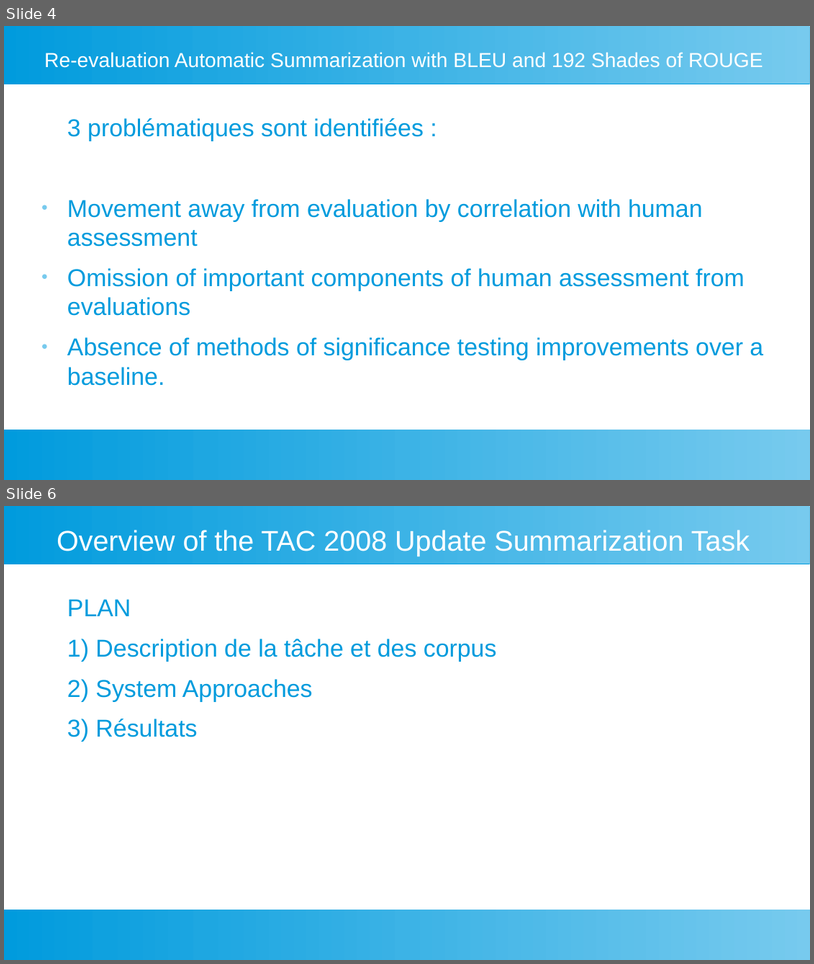
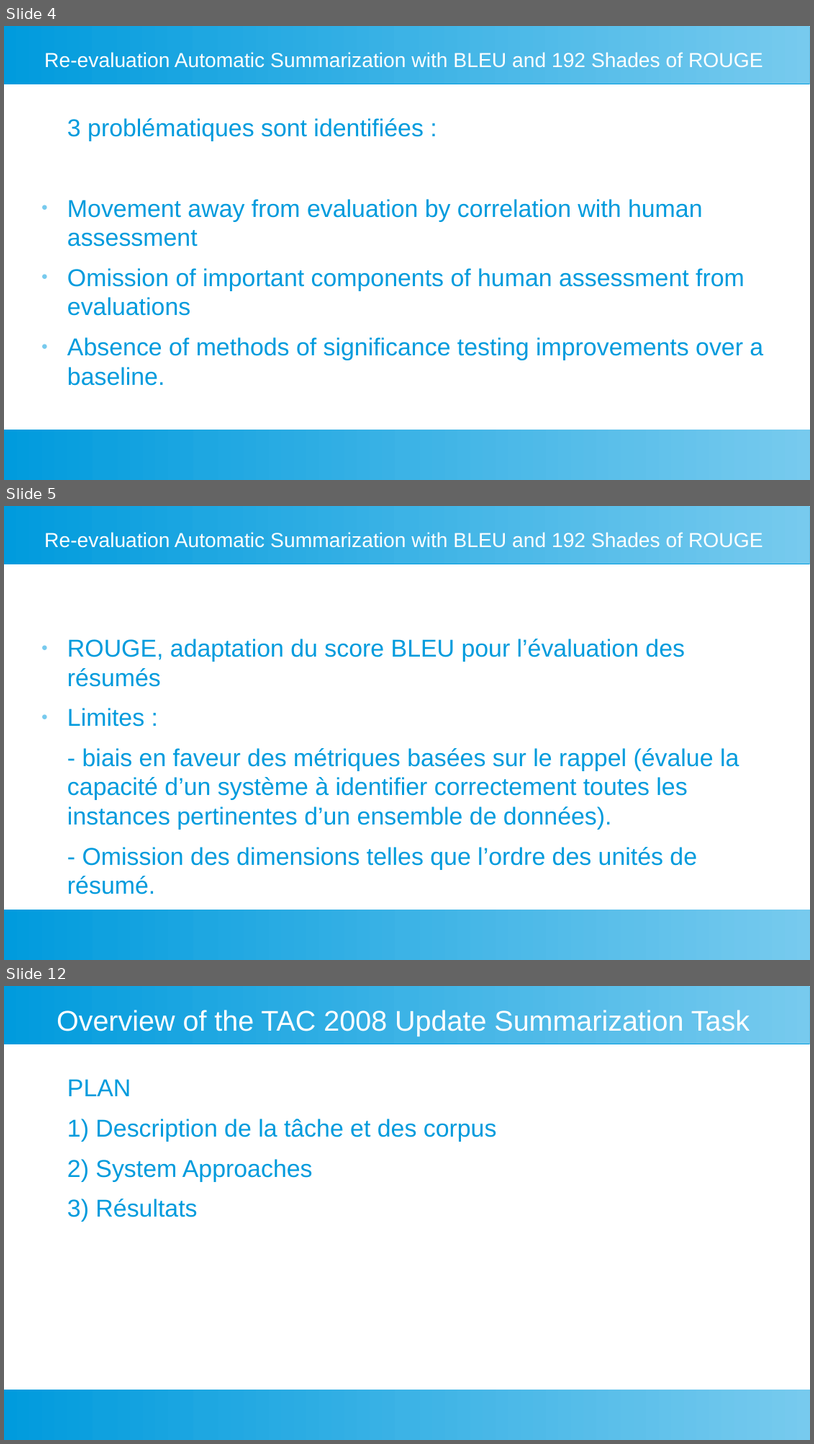
Before and after one commit to fannybachey/stage_2024, a slide deck: presentation/presentation_2.odp. Shown one above the other, each under a label of ours: slides 4 and 6 before the commit, slides 4, 5 and 12 after it; the slides between them are not shown. The pictures are 814x964 and 814x1444 pixels, drawn with LibreOffice and Linux fonts; fonts in the diff are those of the drawing. Boxes give left, top, right and bottom in pixels: in the first picture for what was removed or moved away, otherwise in the second. Text is boxed around its words. In the diff, an @@ line names an element or a change of style, - is before the commit and + after.

```diff
--- a/presentation/presentation_2.odp
+++ b/presentation/presentation_2.odp
@@ slide 5 added at bbox=[4, 506, 810, 960], background #FFFFFF; not listed: 2 template elements that a slide beside it also shows @@
@@ title added at bbox=[44, 532, 764, 548], 20 pt, text #FFFFFF @@
+Re-evaluation Automatic Summarization with BLEU and 192 Shades of ROUGE
@@ text added at bbox=[67, 638, 739, 894], 24 pt, text #009BDD @@
+● ROUGE, adaptation du score BLEU pour l’évaluation des résumés
+● Limites :
+- biais en faveur des métriques basées sur le rappel (évalue la capacité d’un système à identifier correctement toutes les instances pertinentes d’un ensemble de données).
+- Omission des dimensions telles que l’ordre des unités de résumé.
@@ what was slide 6 is now slide 12 @@
```
Also in this commit, not shown: 1 slide changed, 5 other slides added, 4 other files.
